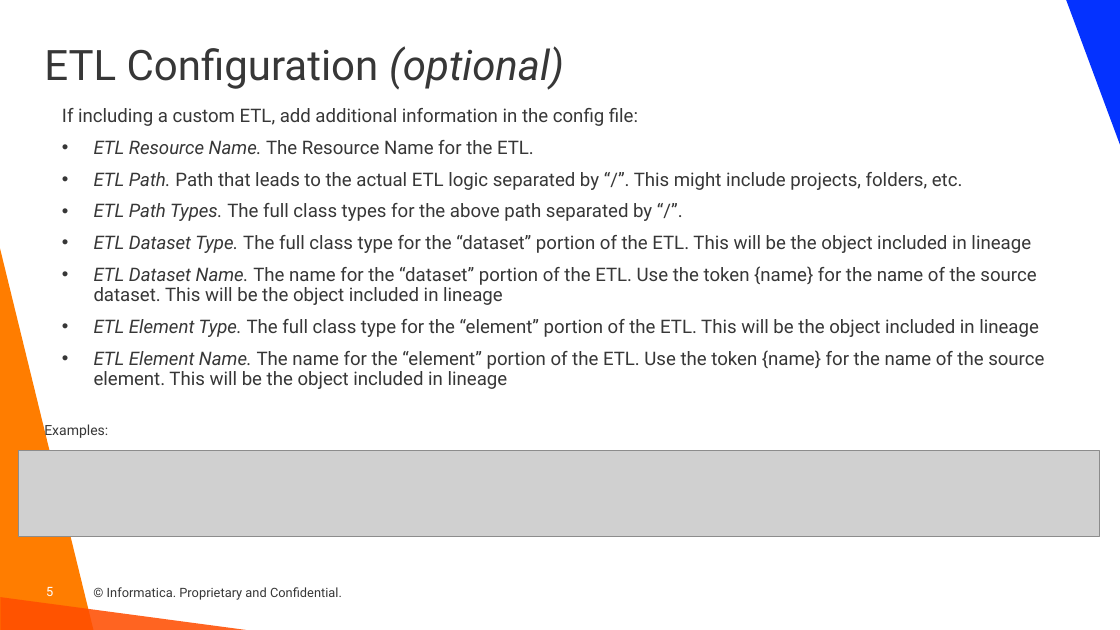
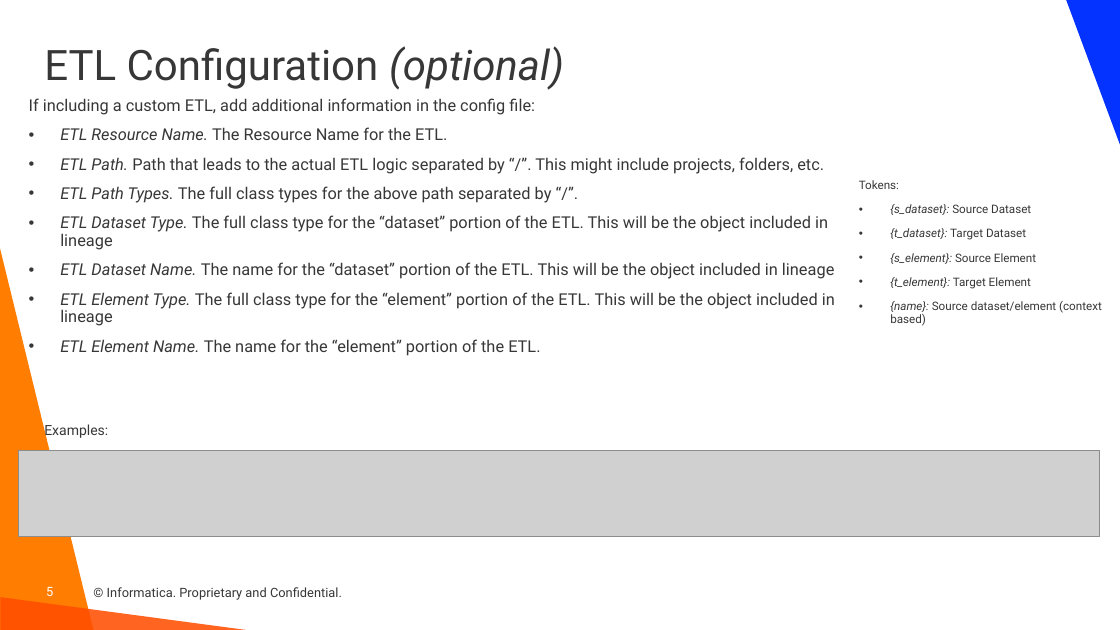
Before and after one commit to haystraw/Informatica_Custom_Lineage_Creator, a slide deck: slide 5 of Custom Lineage Creator.pptx. Drawn at 1120x630 pixels with LibreOffice and Linux fonts; fonts in the diff are those of the drawing; grey boxes stand for pictures; background and template pictures are left out. Boxes give left, top, right and bottom in pixels: in the first picture for what was removed or moved away, otherwise in the second. Text is boxed around its words. In the diff, an @@ line names an element or a change of style, - is before the commit and + after.

Commit message:
Multiple changes. Finalizes features for ETL process, including extra tokens, and ability to add extra attributes onto classes.

```diff
--- a/Custom Lineage Creator.pptx
+++ b/Custom Lineage Creator.pptx
@@ text at [29, 98, 835, 326]: size 16 to 14 pt in "If including a custom ETL, add additional ...", "ETL Resource Name. The Resource Name for ...", "ETL Path. Path that leads to the ...", "ETL Path Types. The full class types ..." and 2 more places @@
@@ text "If including a custom ETL, ...": place and size @@
-text "If including a custom ETL, ..." at [62, 108, 1044, 389]
+text "If including a custom ETL, ..." at [29, 98, 835, 356]
@@ text added at [859, 180, 1102, 326], 10 pt, text #373737 @@
+Tokens:
+• {s_dataset}: Source Dataset
+• {t_dataset}: Target Dataset
+• {s_element}: Source Element
+• {t_element}: Target Element
+• {name}: Source dataset/element (context based)
@@ text at [60, 262, 834, 279]: text changed; size 16 to 14 pt @@
-• ETL Dataset Name. The name for the “dataset” portion of the ETL. Use the token {name} for the name of the source dataset. This will be the object included in lineage
+• ETL Dataset Name. The name for the “dataset” portion of the ETL. This will be the object included in lineage
@@ text at [60, 339, 540, 356]: text changed; size 16 to 14 pt @@
-• ETL Element Name. The name for the “element” portion of the ETL. Use the token {name} for the name of the source element. This will be the object included in lineage
+• ETL Element Name. The name for the “element” portion of the ETL.
```
Also in this commit, not shown: 1 slide added, 20 other files.
